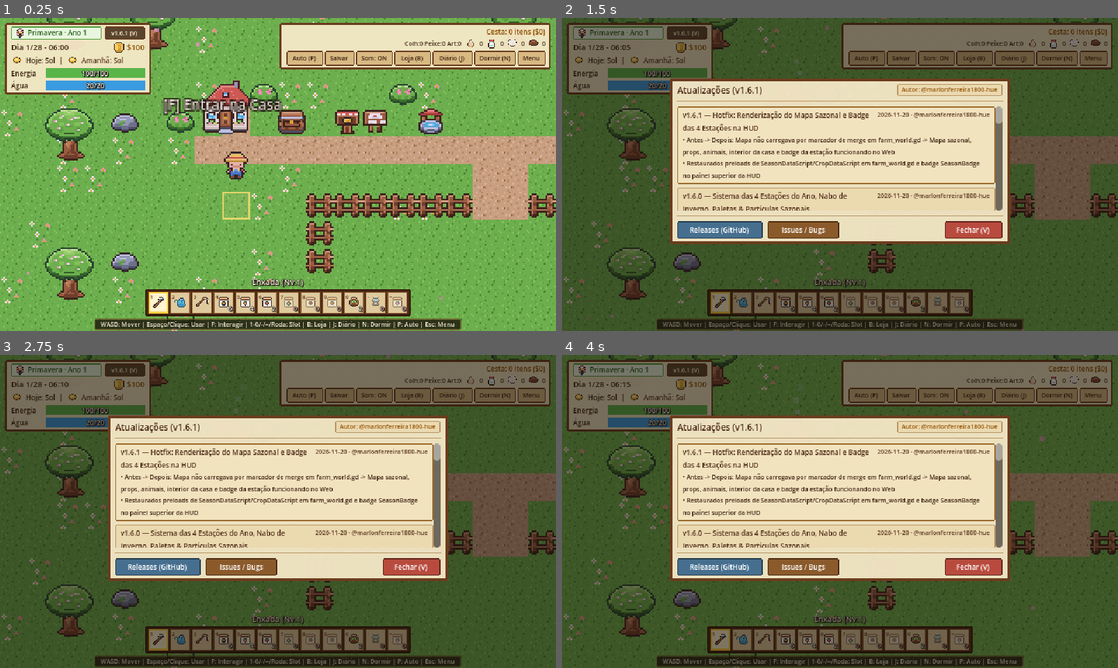
Above: before the commit, frames 1-4 (two rows, left to right).
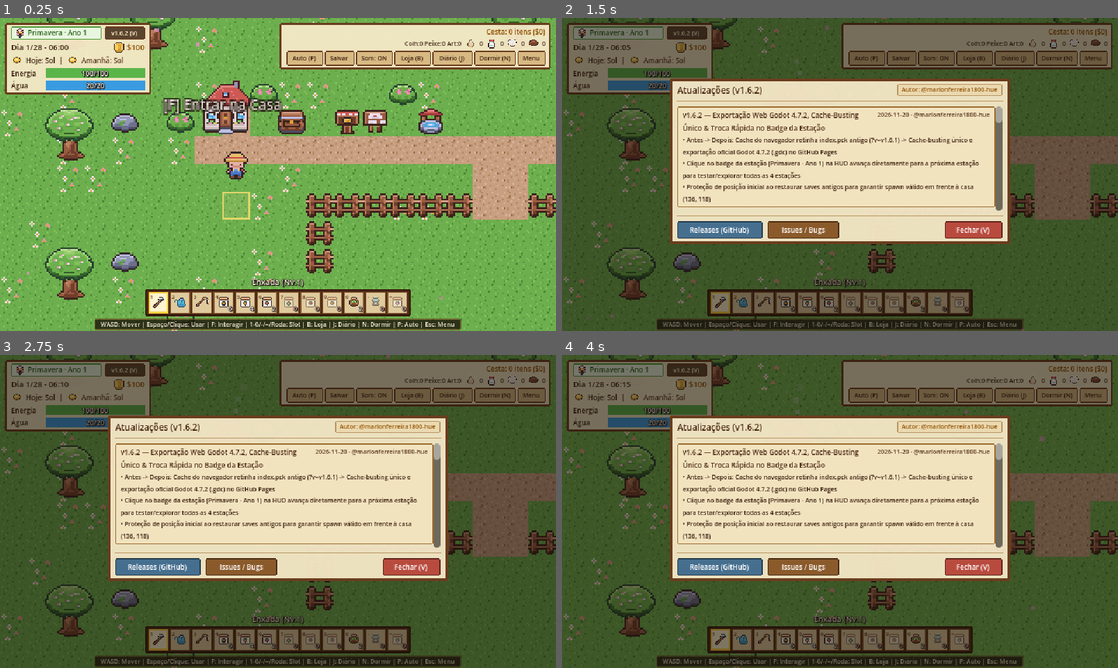
Above: after the commit, the same moments.

Repository: marlonferreira1800-hue/Fazenda-asclepio-
Game: Godot game, scene res://scenes/main.tscn
Same seed, same stepped clock (60 frames per second), same inputs: the game is played once before the commit and once after it.
Inputs:
- Up to frame 1 (0.25 s): no input
- Up to frame 2 (1.5 s): click "v1.6.1 (V)" (after the commit: "v1.6.2 (V)") at 0.5 s; click "Auto (P)" at 1.25 s
- Up to frame 3 (2.75 s): click "Salvar" at 2 s
- Up to frame 4 (4 s): click "Som: ON" at 2.75 s; click "Loja (B)" at 3.5 s

The runs differ from the first frame. In frame 1, less than 0.1% of the frame differs, in the area x 22-24%, y 4-6%; in frame 2, 3.7%, in the area x 20-80%, y 4-62%; in frame 3, 3.7%; in frame 4, 3.7%.

Commit message:
fix(v1.6.2): cache-busting unico no GitHub Pages, export Godot 4.7.2 e troca de estacao no badge da HUD

Diff:
--- a/project.godot
+++ b/project.godot
@@ -11,7 +11,7 @@
 [application]
 
 config/name="Fazendinha 2D"
-config/version="1.6.1"
+config/version="1.6.2"
 run/main_scene="res://scenes/main.tscn"
 config/features=PackedStringArray("4.7", "GL Compatibility")
 
--- a/scripts/autoload/game_state.gd
+++ b/scripts/autoload/game_state.gd
@@ -847,6 +847,34 @@
 
 
 # --- 4 Estações do Ano ---
+
+func advance_season() -> void:
+	var current_block: int = (maxi(day, 1) - 1) / SeasonDataScript.DAYS_PER_SEASON
+	day = (current_block + 1) * SeasonDataScript.DAYS_PER_SEASON + 1
+	time_minutes = START_OF_DAY_MINUTES
+	_last_emitted_minute = int(time_minutes)
+	stamina = max_stamina
+
+	weather = tomorrow_weather
+	var rain_chance: float = 0.14 if weather == WEATHER_RAINY else 0.30
+	tomorrow_weather = WEATHER_RAINY if _weather_rng.randf() < rain_chance else WEATHER_SUNNY
+
+	_sync_season_from_day()
+	_generate_daily_orders()
+	season_changed.emit(current_season, year)
+	weather_changed.emit(weather, tomorrow_weather)
+	day_advanced.emit(day)
+	day_changed.emit(day, time_minutes)
+	stamina_changed.emit(stamina, max_stamina)
+	machines_changed.emit()
+
+	var audio := _get_audio()
+	if audio != null and audio.has_method("play_season_change"):
+		audio.play_season_change()
+	emit_toast(str(get_season_definition().get("greeting", "Nova estação!")))
+	if auto_save_enabled:
+		save_game(false)
+
 
 func _sync_season_from_day() -> void:
 	current_season = SeasonDataScript.get_season_id_for_day(day)
--- a/scripts/data/version_data.gd
+++ b/scripts/data/version_data.gd
@@ -2,7 +2,7 @@
 extends RefCounted
 ## Metadados de versão, autoria, links do repositório e histórico de atualizações da Fazendinha 2D.
 
-const CURRENT_VERSION := "v1.6.1"
+const CURRENT_VERSION := "v1.6.2"
 const REPO_URL := "https://github.com/marlonferreira1800-hue/Fazenda-asclepio-"
 const RELEASES_URL := "https://github.com/marlonferreira1800-hue/Fazenda-asclepio-/releases"
 const ISSUES_URL := "https://github.com/marlonferreira1800-hue/Fazenda-asclepio-/issues?q=is%3Aissue"
@@ -10,6 +10,20 @@
 const AUTHOR := "@marlonferreira1800-hue (Marlon Ferreira)"
 
 const HISTORY: Array[Dictionary] = [
+	{
+		"version": "v1.6.2",
+		"title": "Exportação Web Godot 4.7.2, Cache-Busting Único & Troca Rápida no Badge da Estação",
+		"date": "2026-11-20",
+		"author": "@marlonferreira1800-hue",
+		"tag_url": "https://github.com/marlonferreira1800-hue/Fazenda-asclepio-/releases/tag/v1.6.2",
+		"before": "O navegador reutilizava index.pck?v=v1.6.1 em cache com scripts não compilados (.gd sem .gdc), mantendo a tela cinza no GitHub Pages.",
+		"after": "Exportação oficial Godot 4.7.2 no CI com bytecode .gdc, cache-busting único por deploy e clique no badge da estação na HUD para avançar de estação.",
+		"highlights": [
+			"Antes -> Depois: Cache do navegador retinha index.pck antigo (?v=v1.6.1) -> Cache-busting único e exportação oficial Godot 4.7.2 (.gdc) no GitHub Pages",
+			"Clique no badge da estação (Primavera · Ano 1) na HUD avança diretamente para a próxima estação para testar/explorar todas as 4 estações",
+			"Proteção de posição inicial ao restaurar saves antigos para garantir spawn válido em frente à casa (136, 118)",
+		],
+	},
 	{
 		"version": "v1.6.1",
 		"title": "Hotfix: Renderização do Mapa Sazonal e Badge das 4 Estações na HUD",
--- a/scripts/ui/hud.gd
+++ b/scripts/ui/hud.gd
@@ -10,7 +10,7 @@
 const FarmCatalogScript := preload("res://scripts/data/farm_catalog.gd")
 const SeasonDataScript := preload("res://scripts/data/season_data.gd")
 
-const FALLBACK_VERSION := "v1.6.1"
+const FALLBACK_VERSION := "v1.6.2"
 const FALLBACK_AUTHOR := "@marlonferreira1800-hue (Marlon Ferreira)"
 const FALLBACK_RELEASES_URL := "https://github.com/marlonferreira1800-hue/Fazenda-asclepio-/releases"
 const FALLBACK_ISSUES_URL := "https://github.com/marlonferreira1800-hue/Fazenda-asclepio-/issues"
@@ -617,7 +617,10 @@
 	_season_badge_panel = PanelContainer.new()
 	_season_badge_panel.name = "SeasonBadge"
 	_season_badge_panel.size_flags_horizontal = Control.SIZE_EXPAND_FILL
-	_season_badge_panel.mouse_filter = Control.MOUSE_FILTER_IGNORE
+	_season_badge_panel.mouse_filter = Control.MOUSE_FILTER_STOP
+	_season_badge_panel.mouse_default_cursor_shape = Control.CURSOR_POINTING_HAND
+	_season_badge_panel.tooltip_text = "Estação atual — Clique para avançar para a próxima estação"
+	_season_badge_panel.gui_input.connect(_on_season_badge_gui_input)
 	_season_badge_panel.add_theme_stylebox_override("panel", _make_flat_style(Color("#e8f6df"), Color("#4d9938"), 1, 4, 1, 2))
 	season_row.add_child(_season_badge_panel)
 
@@ -1787,6 +1790,16 @@
 	var yr: int = SeasonDataScript.get_year_for_day(day)
 	_day_time_label.text = "Dia %d/%d - %02d:%02d" % [day_in_season, SeasonDataScript.DAYS_PER_SEASON, hours, mins]
 	_refresh_season_badge(season_id, yr)
+
+
+func _on_season_badge_gui_input(event: InputEvent) -> void:
+	if event is InputEventMouseButton:
+		var mb := event as InputEventMouseButton
+		if mb.pressed and mb.button_index == MOUSE_BUTTON_LEFT:
+			var gs := _get_game_state()
+			if gs != null and gs.has_method("advance_season"):
+				gs.call("advance_season")
+				get_viewport().set_input_as_handled()
 
 
 func _on_season_changed(season_id: String, yr: int) -> void:
--- a/scripts/world/farm_world.gd
+++ b/scripts/world/farm_world.gd
@@ -707,6 +707,7 @@
 		return
 	var is_rain: bool = str(_game_state.get("weather")) == "rainy"
 	_weather_fx.set("is_rainy", is_rain)
+	_weather_fx.set("is_winter", _current_season_id == "winter")
 
 
 func _on_weather_changed(_weather: String, _tomorrow: String) -> void:
@@ -748,6 +749,8 @@
 		if player.has_method("set_facing_toward"):
 			player.call("set_facing_toward", Vector2(136.0, 134.0))
 
+	var reset_season: String = str(_game_state.get("current_season")) if _game_state != null else "spring"
+	_apply_season_visuals(reset_season if not reset_season.is_empty() else "spring")
 	_sync_weather_fx()
 	_update_day_night_tint()
 
@@ -2077,7 +2080,9 @@
 	var saved_pos_var: Variant = data.get("player_pos", [])
 	var target_pos := Vector2(136.0, 118.0)
 	if saved_pos_var is Array and (saved_pos_var as Array).size() >= 2:
-		target_pos = Vector2(float((saved_pos_var as Array)[0]), float((saved_pos_var as Array)[1]))
+		var cand := Vector2(float((saved_pos_var as Array)[0]), float((saved_pos_var as Array)[1]))
+		if saved_loc == "house" or (cand.x >= 24.0 and cand.y >= 24.0 and cand.x <= (MAP_WIDTH - 1) * TILE_SIZE and cand.y <= (MAP_HEIGHT - 1) * TILE_SIZE):
+			target_pos = cand
 	elif saved_loc == "house" and _house_interior != null:
 		target_pos = _house_interior.call("get_spawn_world_pos")
 
Not shown, changed: CHANGELOG.md
Not shown, changed: build/web/index.pck
